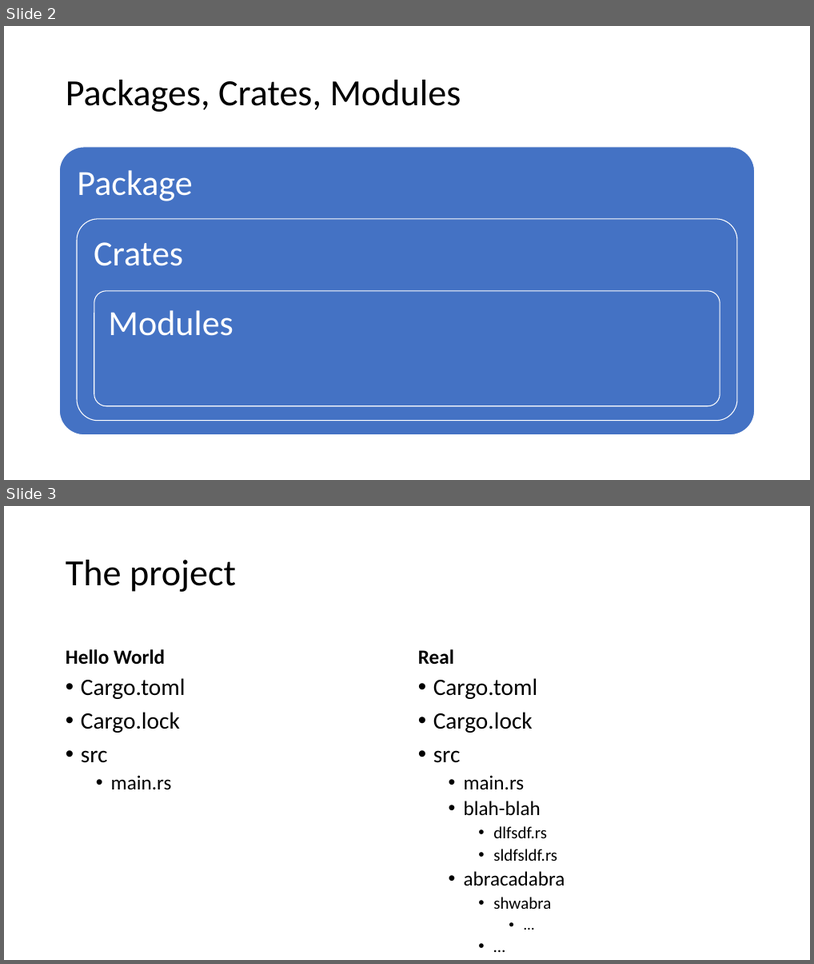
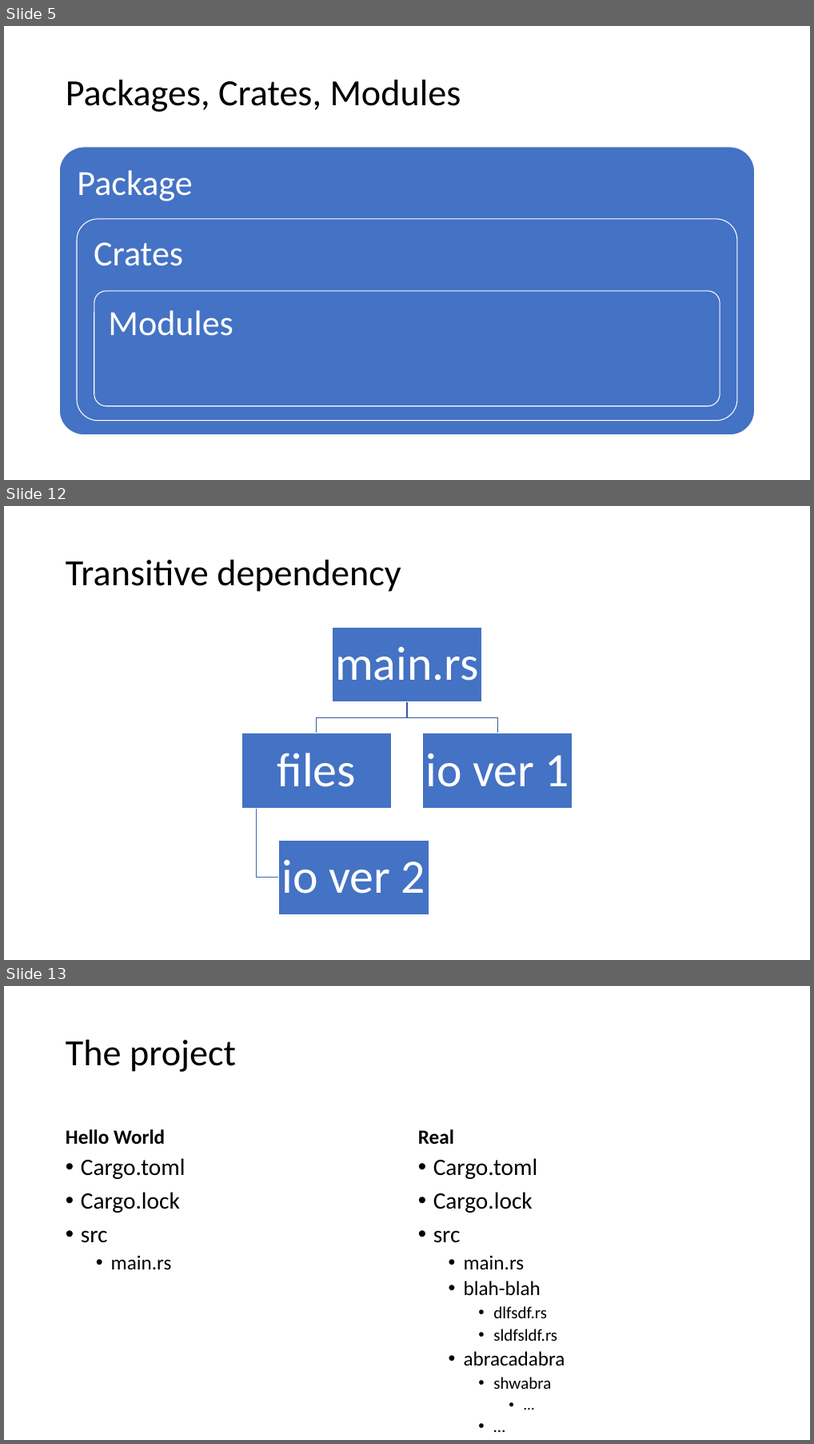
Before and after one commit to kugushev/course-rust-basics, a slide deck: src/07-Modules/07-Modules.pptx. Shown one above the other, each under a label of ours: slides 2 and 3 before the commit, slides 5, 12 and 13 after it; the slides between them are not shown. The pictures are 814x964 and 814x1444 pixels, drawn with LibreOffice and Linux fonts; fonts in the diff are those of the drawing. Boxes give left, top, right and bottom in pixels: in the first picture for what was removed or moved away, otherwise in the second. Text is boxed around its words. In the diff, an @@ line names an element or a change of style, - is before the commit and + after.

```diff
--- a/src/07-Modules/07-Modules.pptx
+++ b/src/07-Modules/07-Modules.pptx
@@ slide 12 added at [4, 506, 810, 960], background #FFFFFF @@
@@ title added at [66, 560, 402, 592], 44 pt, text #000000 @@
+Transitive dependency
@@ group added at [242, 627, 574, 915]: 4 rectangles, 4 texts, 3 freeform shapes @@
+main.rs
+files
+io ver 2
+io ver 1
@@ what was slide 2 is now slide 5 @@
@@ what was slide 3 is now slide 13 @@
```
Also in this commit, not shown: 10 other slides added.
